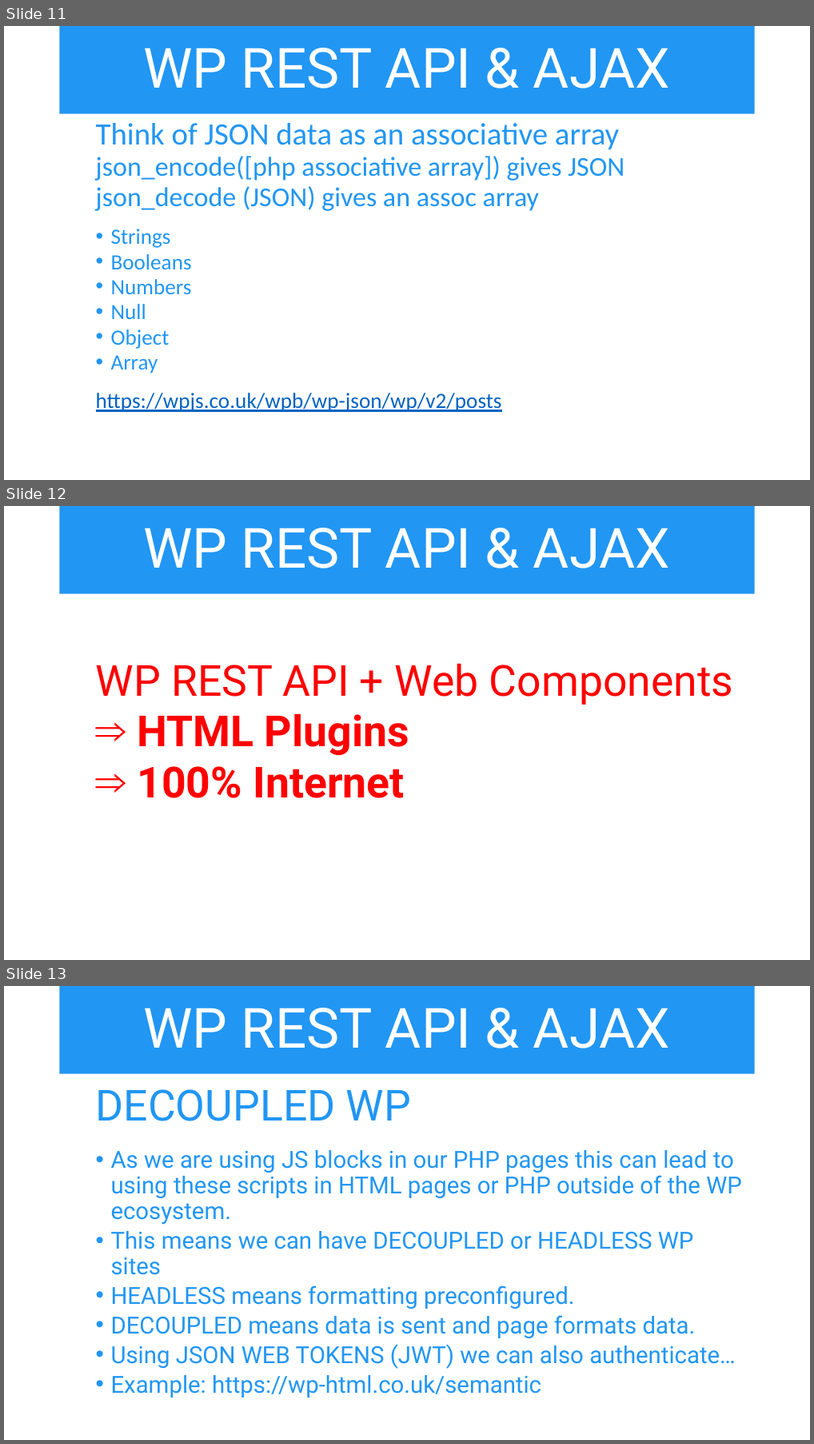
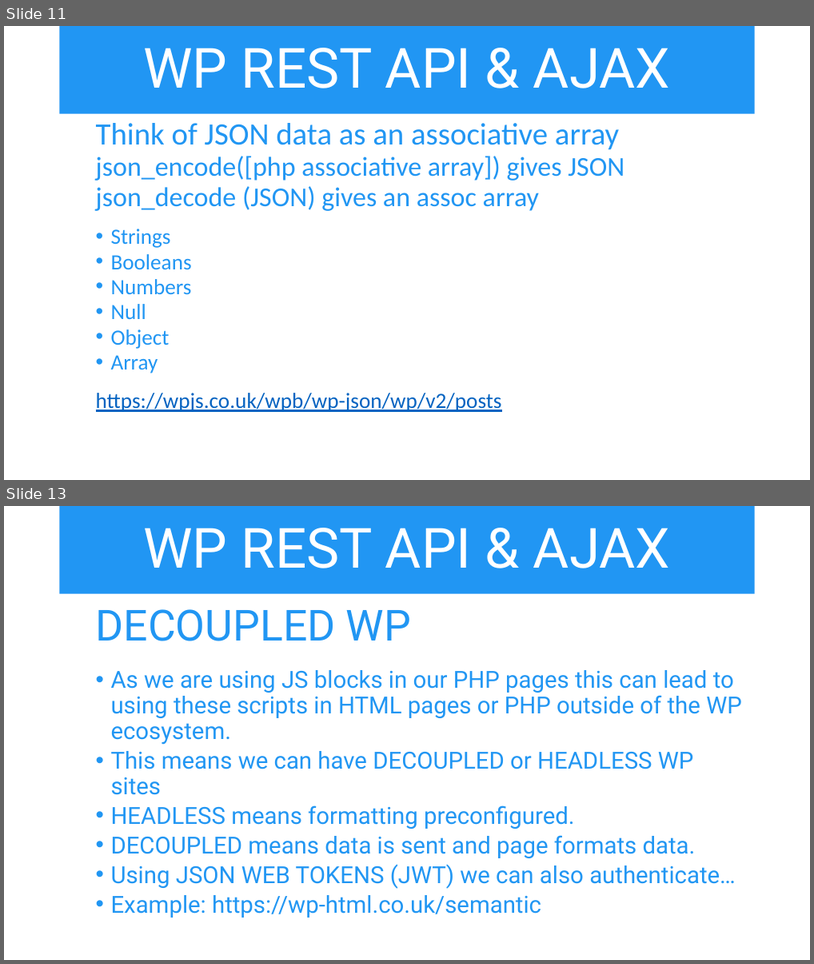
Before and after one commit to iwswordpress/rest, a slide deck: rest-api-workshop.pptx. Shown one above the other, each under a label of ours: slides 11, 12 and 13 before the commit, slides 11 and 13 after it; the slides between them are not shown. The pictures are 814x1444 and 814x964 pixels, drawn with LibreOffice and Linux fonts; fonts in the diff are those of the drawing. Boxes give left, top, right and bottom in pixels: in the first picture for what was removed or moved away, otherwise in the second. Text is boxed around its words. In the diff, an @@ line names an element or a change of style, - is before the commit and + after.

```diff
--- a/rest-api-workshop.pptx
+++ b/rest-api-workshop.pptx
@@ slide 12 removed at bbox=[4, 506, 810, 960], background #FFFFFF @@
@@ title removed at bbox=[60, 506, 755, 594] @@
-WP REST API & AJAX
@@ text removed at bbox=[96, 664, 734, 798] @@
-  WP REST API + Web Components
-  ⇒ HTML Plugins
-  ⇒ 100% Internet
```
Also in this commit, not shown: 3 slides added, 1 other slide removed, 5 other files.
